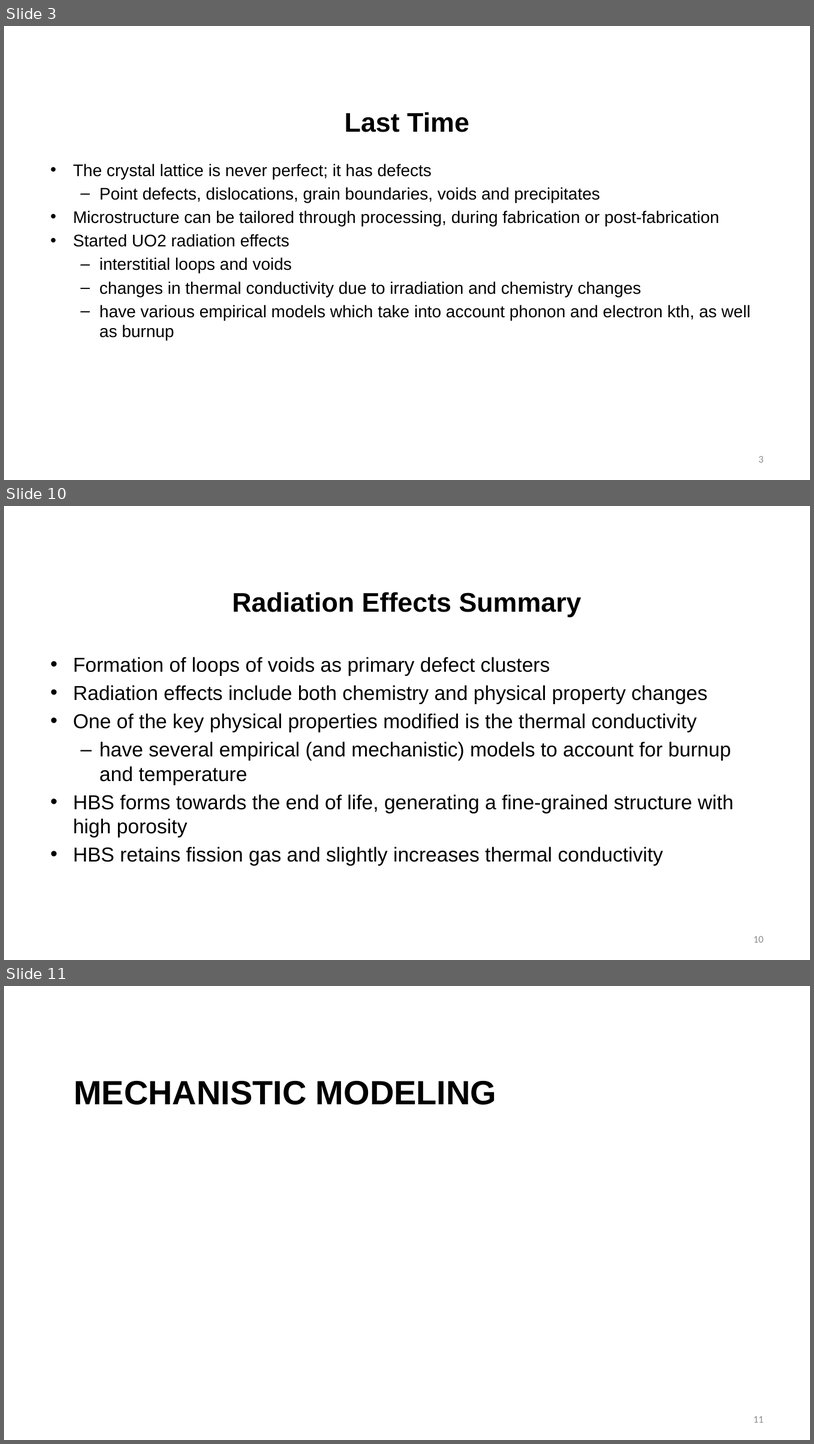
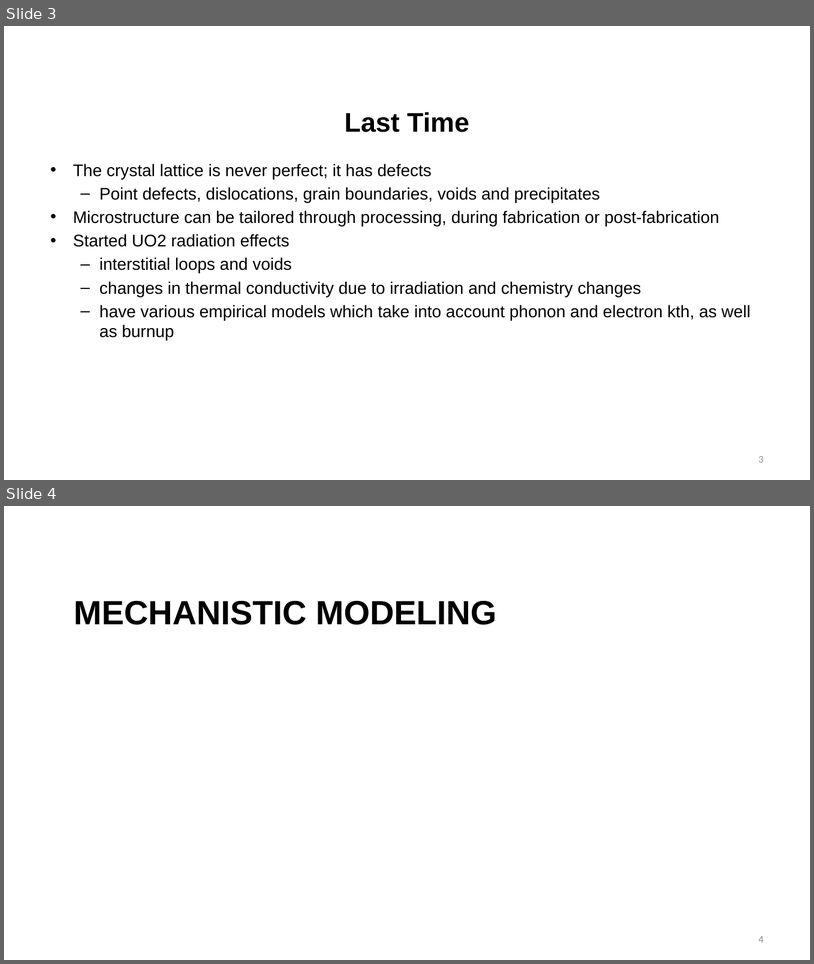
Before and after one commit to benbeeler/TEACHING, a slide deck: Nuclear_Fuel_Performance/NE533_Spring2026/Module2/Lec10_radeffects_mech_modeling.pptx. Shown one above the other, each under a label of ours: slides 3, 10 and 11 before the commit, slides 3 and 4 after it; the slides between them are not shown. The pictures are 814x1444 and 814x964 pixels, drawn with LibreOffice and Linux fonts; fonts in the diff are those of the drawing; background and template pictures are left out. Boxes give left, top, right and bottom in pixels: in the first picture for what was removed or moved away, otherwise in the second. Text is boxed around its words. In the diff, an @@ line names an element or a change of style, - is before the commit and + after.

```diff
--- a/Nuclear_Fuel_Performance/NE533_Spring2026/Module2/Lec10_radeffects_mech_modeling.pptx
+++ b/Nuclear_Fuel_Performance/NE533_Spring2026/Module2/Lec10_radeffects_mech_modeling.pptx
@@ slide 10 removed at [4, 506, 810, 960], background #FFFFFF @@
@@ title removed at [232, 592, 582, 616] @@
-Radiation Effects Summary
@@ text removed at [73, 657, 734, 865] @@
-• Formation of loops of voids as primary defect clusters
-• Radiation effects include both chemistry and physical property changes
-• One of the key physical properties modified is the thermal conductivity
-  – have several empirical (and mechanistic) models to account for burnup and temperature
-• HBS forms towards the end of life, generating a fine-grained structure with high porosity
-• HBS retains fission gas and slightly increases thermal conductivity
@@ page number removed at [754, 936, 764, 942] @@
-10
@@ what was slide 11 is now slide 4 @@
@@ page number at [759, 936, 764, 942]: text changed @@
-11
+4
```
Also in this commit, not shown: 6 other slides removed, 15 other files.
